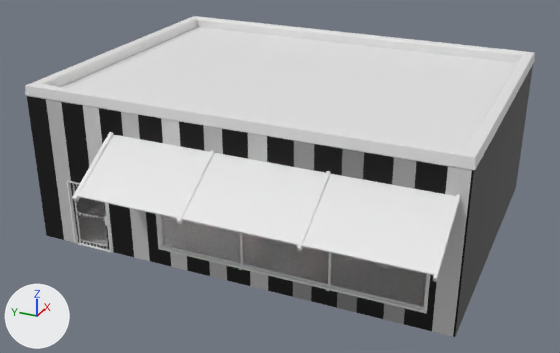
What one commit did to the Blender file Assets/KoboldKare/Models/City/NotMart.blend.
One viewpoint serves both versions: a 50 mm camera at (-23.07, -9.83, 12.85) aimed at (-1.15, 0.03, 1.89). Lighting does not change. The marker at lower left points along +X, +Y and +Z.

Objects in the first picture: 'Ceiling', 'Door.002', 'FrontGlass', 'FrontGlassFrame', 'Overhang', 'OverhangPosts', 'Walls'.
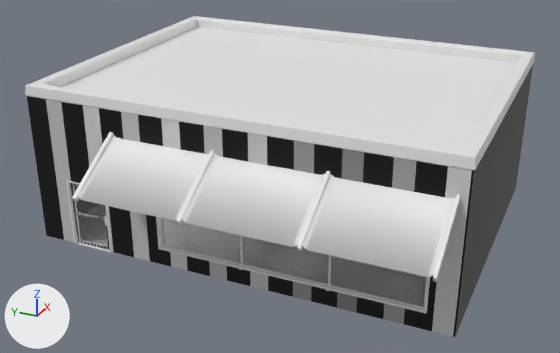
What differs and where, as boxes (x1, y1, x2, y2) in the pictures (560 x 353 px):
'Overhang', reshaped, modifiers changed
    before: (78, 134, 456, 275)
    after: (78, 135, 456, 277)
part 1 of me_plane_009, added
    after: (78, 135, 456, 277)

The change, as a list of edits to the scene's bpy script:
```text
Change me_plane_009:
    used by ob_overhang; location = (-6.02, -1.41, 3.62)
    remove me_plane_009.from_pydata(...)  # 24 vertices, 9 faces; spans x -1.0..1.0, y -5.24..5.21, z -0.64..0.64
    add me_plane_009.from_pydata(...)  # 72 vertices, 45 faces; spans x -1.0..1.0, y -5.24..5.21, z -0.73..0.64
    me_plane_009 part 1: 48 vertices added at x -1.0..1.0, y -5.15..5.15, z -0.73..0.58
Change ob_overhang:
    add _m = ob_overhang.modifiers.new('WeightedNormal', 'WEIGHTED_NORMAL')
    add _m.weight = 2
```
